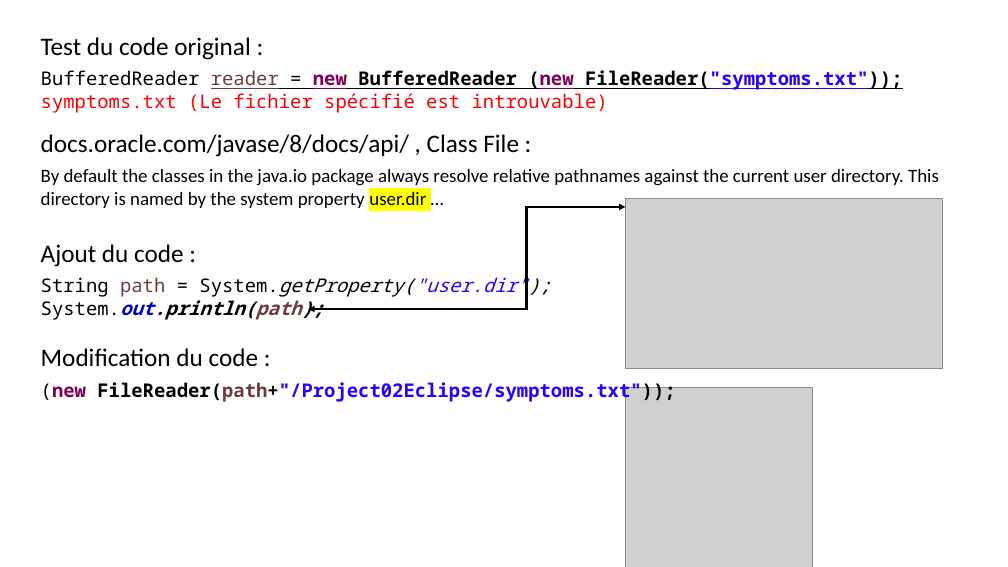
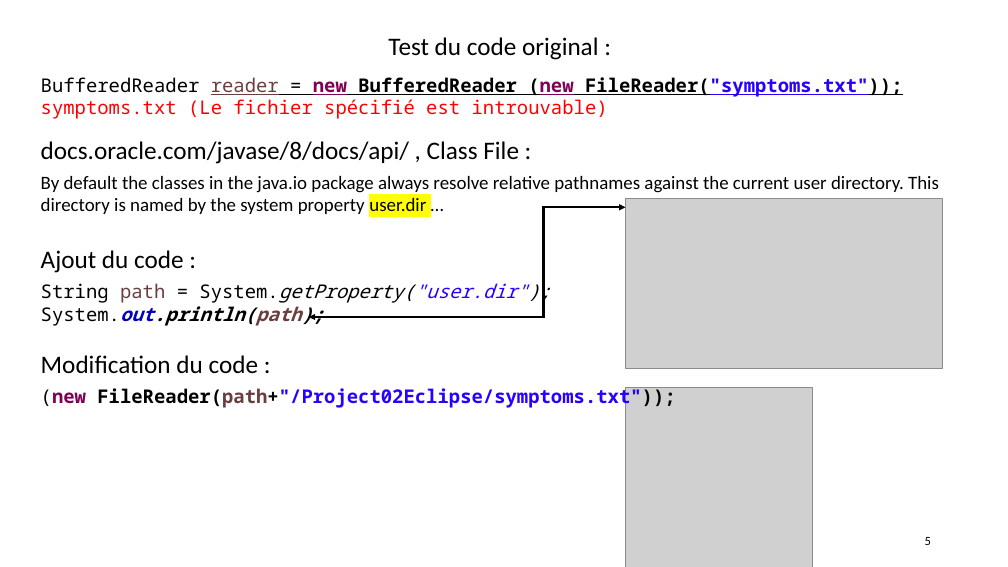
Before and after one commit to emmo78/Project_DA_Java_EN_Come_to_the_Rescue_of_a_Java_Application, a slide deck: slide 5 of PresentationOlivierMOREL.pptx (slide 4 before the commit). Drawn at 1008x567 pixels with LibreOffice and Linux fonts; fonts in the diff are those of the drawing; grey boxes stand for pictures. Boxes give left, top, right and bottom in pixels: in the first picture for what was removed or moved away, otherwise in the second. Text is boxed around its words. In the diff, an @@ line names an element or a change of style, - is before the commit and + after.

```diff
--- a/PresentationOlivierMOREL.pptx
+++ b/PresentationOlivierMOREL.pptx
@@ text at <box>388,37,599,60</box>: alignment left to centre; more space between paragraphs @@
@@ elbow double arrow moved from (309, 309) - (625, 207) to (309, 317) - (625, 207) @@
@@ page number added at <box>925,537,931,545</box>, 12 pt, text #000000 @@
+5
```
Also in this commit, not shown: 12 other slides changed, 1 slide added, 57 other files.
